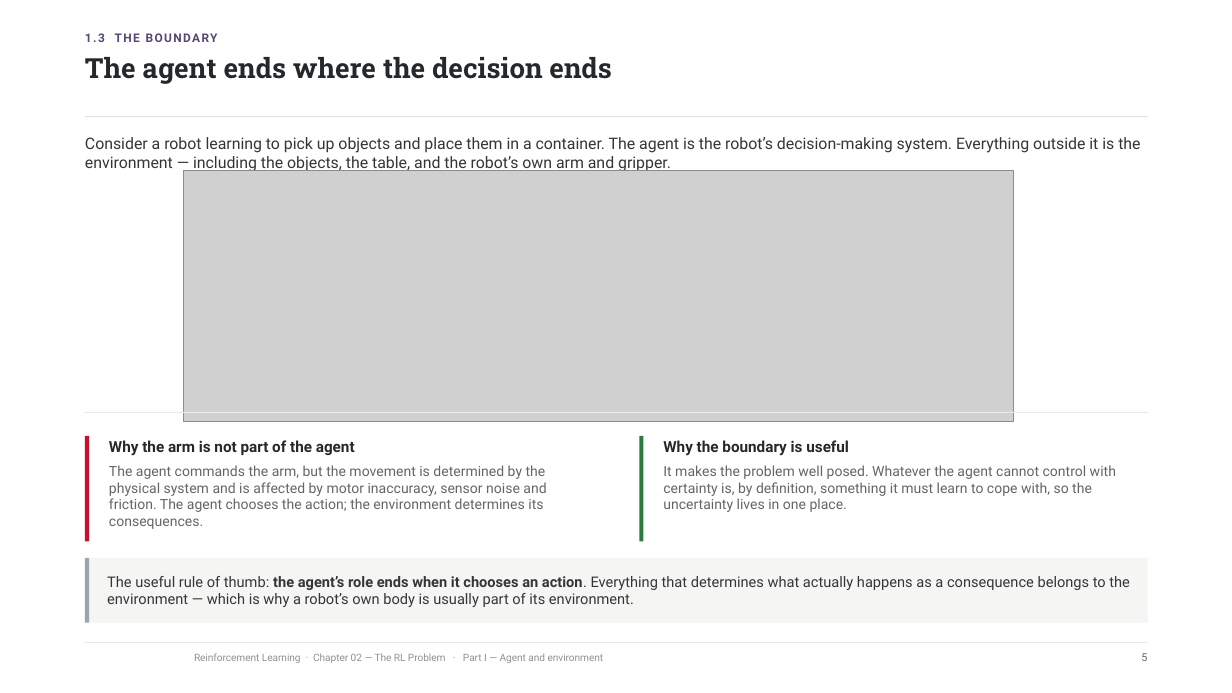
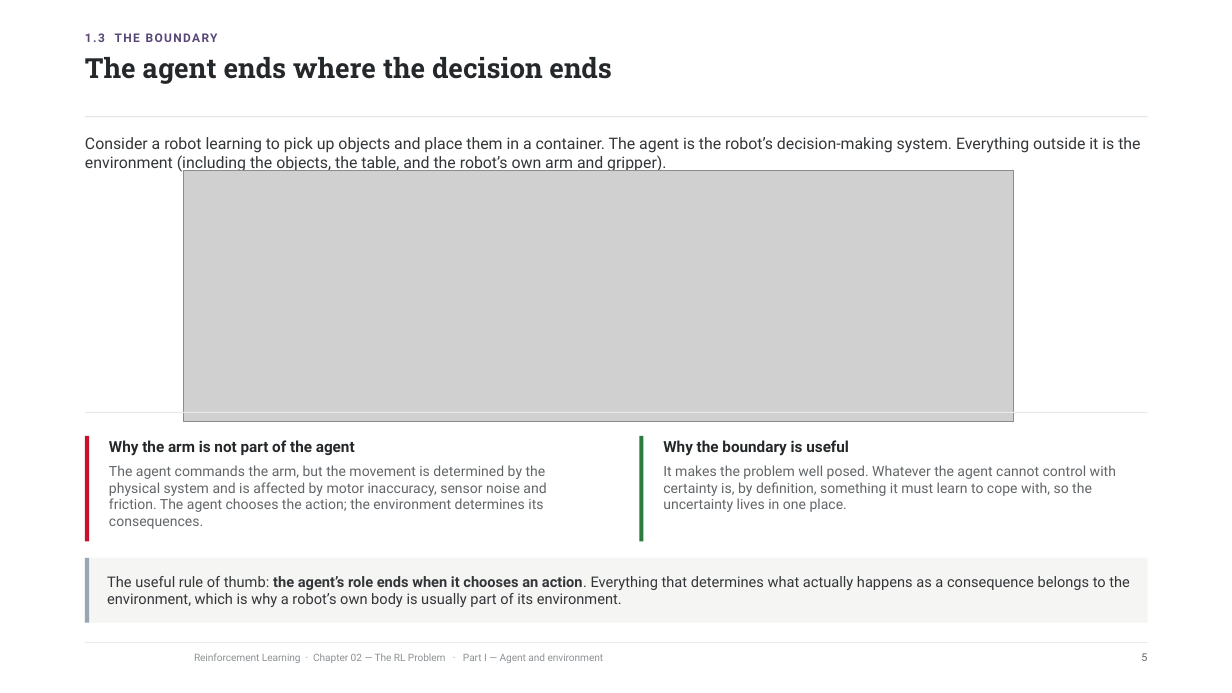
Before and after one commit to riccardoberta/reinforcement-learning, a slide deck: slide 5 of 02 - The RL Problem/slides.pptx. Drawn at 1232x693 pixels with LibreOffice and Linux fonts; fonts in the diff are those of the drawing; grey boxes stand for pictures; background and template pictures are left out. Boxes give left, top, right and bottom in pixels: in the first picture for what was removed or moved away, otherwise in the second. Text is boxed around its words. In the diff, an @@ line names an element or a change of style, - is before the commit and + after.

```diff
--- a/02 - The RL Problem/slides.pptx
+++ b/02 - The RL Problem/slides.pptx
@@ text at <box>85,137,1140,173</box>: text changed @@
-Consider a robot learning to pick up objects and place them in a container. The agent is the robot’s decision-making system. Everything outside it is the environment — including the objects, the table, and the robot’s own arm and gripper.
+Consider a robot learning to pick up objects and place them in a container. The agent is the robot’s decision-making system. Everything outside it is the environment (including the objects, the table, and the robot’s own arm and gripper).
@@ text at <box>107,576,1130,607</box>: text changed @@
-The useful rule of thumb: the agent’s role ends when it chooses an action. Everything that determines what actually happens as a consequence belongs to the environment — which is why a robot’s own body is usually part of its environment.
+The useful rule of thumb: the agent’s role ends when it chooses an action. Everything that determines what actually happens as a consequence belongs to the environment, which is why a robot’s own body is usually part of its environment.
```
Also in this commit, not shown: 34 other slides changed, 22 other files.
